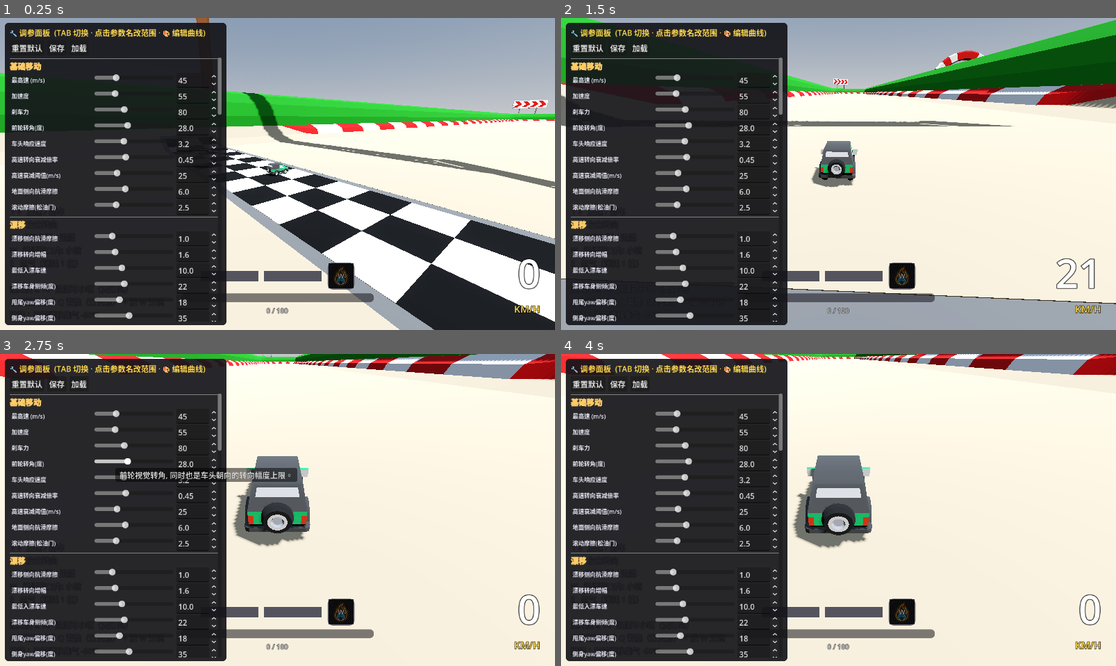
Above: before the commit, frames 1-4 (two rows, left to right).
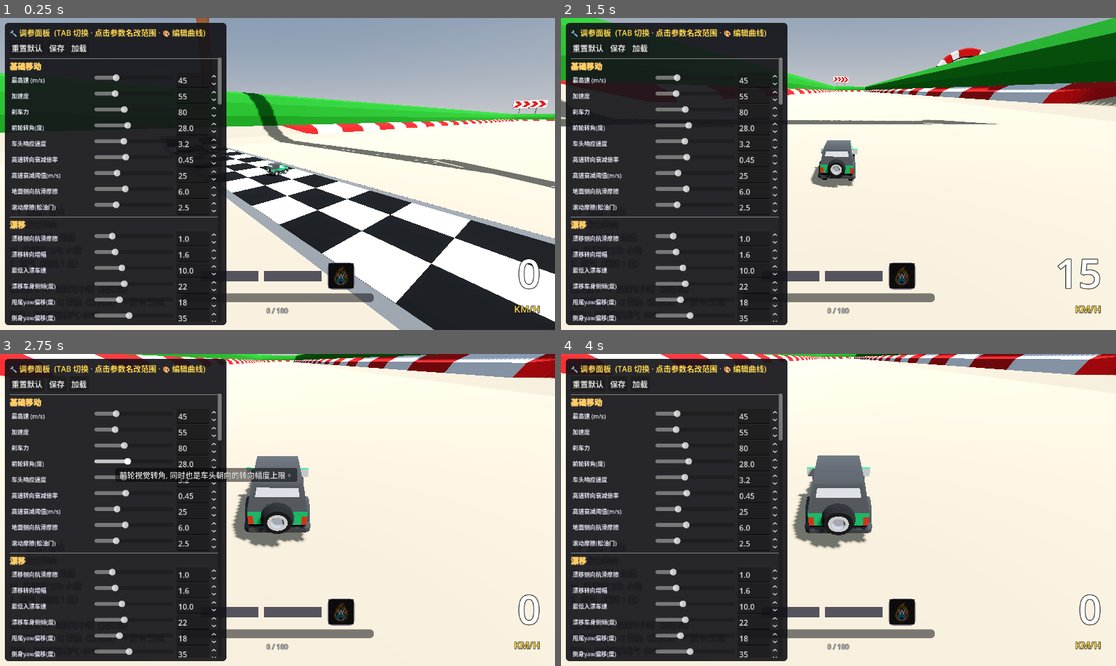
Above: after the commit, the same moments.

Repository: go1drm/speed-racer-3c
Game: Godot game, scene res://track.tscn
Two runs of this game, one before a commit and one after it. Both use one fixed random seed, a clock stepped at 60 frames per second and the inputs below.
Inputs (mouse positions are in pixels of both pictures, inside the frame that each line leads up to):
- Up to frame 1 (0.25 s): no input
- Up to frame 2 (1.5 s): tap Enter at 0.5 s; move the mouse to (810, 236) at 0.52 s; hold Up (accelerate) 0.53-1.25 s; hold Q (drift) 0.53-1.25 s; tap W (boost) at 0.6 s; click (810, 236) at 0.67 s; drag from (1005, 220) to (810, 236) at 1.27 s
- Up to frame 3 (2.75 s): move the mouse to (111, 463) at 2.02 s; hold Left (steer_left) from 2.03 s (still down); hold Q (drift) from 2.03 s (still down); tap W (boost) at 2.1 s
- Up to frame 4 (4 s): release Left (steer_left) at 2.75 s; release Q (drift) at 2.75 s; drag from (866, 510) to (672, 463) at 2.77 s; move the mouse to (755, 432) at 3.52 s; hold Down (brake) from 3.53 s (still down); hold Q (drift) from 3.53 s (still down); tap E (nitro) at 3.6 s

The runs differ from the first frame. In frame 1, less than 0.1% of the frame differs, in the area x 39-93%, y 27-100%; in frame 2, 11%, in the area x 0-100%, y 0-100%; in frame 3, 1.6%; in frame 4, 0.3%.

Commit message:
feat: latest tuning updates

Diff:
--- a/Tuner.gd
+++ b/Tuner.gd
@@ -140,6 +140,44 @@
 		"撞斜面时沿法线速度被吸收的比例, 1=完全停下。", ""],
 	["slope_wall_push_back",      "撞斜面反推速度",     0.0,  20.0,  0.5,
 		"撞墙后沿法线方向额外推开的速度, 防止卡墙。", ""],
+
+	["__group", "[b]V2·动力(曲线化)[/b]"],
+	["use_v2_physics",            "启用V2物理模型",     0,    1,     1,
+		"1=启用丝滑新模型(推荐); 0=回退到旧物理(兼容)。", ""],
+	["engine_force_max",          "引擎最大推力",       10.0, 300.0, 1.0,
+		"引擎峰值推力. 实际推力 = 此值 × 引擎曲线在当前速度比的采样 × 油门.", "engine_force_curve"],
+	["brake_force_max_v2",        "刹车最大力",         10.0, 300.0, 1.0,
+		"刹车峰值力, 配合刹车曲线实现高速刹车更强的真实感.", "brake_force_curve"],
+	["engine_idle_drag",          "松油门引擎拖曳",     0.0,  20.0,  0.1,
+		"松油门时沿前进方向反向施加的力, 模拟引擎刹车/滚阻.", ""],
+
+	["__group", "[b]V2·摩擦 正常[/b]"],
+	["friction_long_normal",      "前后向摩擦基础",     0.0,  20.0,  0.1,
+		"正常行驶时车身前后方向的摩擦系数. 作用在 v_long 反向, 让车自然减速.", "friction_long_speed_curve_normal"],
+	["friction_lat_normal",       "侧向抓地基础",       0.0,  30.0,  0.1,
+		"正常行驶侧向抓地力(抗侧滑). 作用在 v_lat 反向, 越大过弯越稳.", "friction_lat_speed_curve_normal"],
+	["friction_air_drag",         "空气阻力系数",       0.0,  0.5,   0.005,
+		"与速度平方成正比的总阻力(沿惯性反向), 决定顶速手感. 0=关闭.", ""],
+
+	["__group", "[b]V2·摩擦 漂移[/b]"],
+	["friction_long_drift",       "漂移前后摩擦基础",   0.0,  20.0,  0.1,
+		"漂移时前后向摩擦(通常比正常低, 让车滑得更远).", "friction_long_speed_curve_drift"],
+	["friction_lat_drift",        "漂移侧向抓地基础",   0.0,  15.0,  0.1,
+		"漂移时侧向抓地(需要远小于正常值, 否则甩不出去).", "friction_lat_speed_curve_drift"],
+	["drift_extra_decel",         "漂移额外能耗",       0.0,  20.0,  0.1,
+		"漂移时额外沿惯性反向施加的整体减速力(模拟轮胎打滑功耗). 随 drift_intensity 插值.", ""],
+
+	["__group", "[b]V2·漂移动态[/b]"],
+	["drift_engage_duration",     "入漂过渡时长(秒)",   0.0,  1.5,   0.01,
+		"从直行切到漂移, drift_intensity 从 0 到 1 的过渡时间. 小=灵敏, 大=柔和.", "drift_engage_curve"],
+	["drift_disengage_duration",  "退漂过渡时长(秒)",   0.0,  1.5,   0.01,
+		"退漂时 drift_intensity 从 1 回到 0 的时间.", "drift_disengage_curve"],
+	["drift_head_yaw_duration_ref","车头曲线时间基准(秒)", 0.2, 6.0,  0.1,
+		"车头 yaw/侧倾曲线的 X 轴基准秒数. 漂移持续此秒数后曲线采样点到达 1.0.", "drift_head_yaw_curve"],
+	["drift_steer_mult_v2",       "漂移转向倍率",       1.0,  4.0,   0.05,
+		"漂移时转向速度相对正常的倍率, 数值越大漂移中越容易拉角度.", ""],
+	["drift_accel_mult_v2",       "漂移油门效率",       0.0,  1.5,   0.05,
+		"漂移时油门实际有效比例. 会与 drift_intensity 插值应用.", ""],
 ]
 
 const FX_PARAMS := [
@@ -190,6 +228,17 @@
 	"mini_zoom_curve":    {"target": "cam"},
 	"double_zoom_curve":  {"target": "cam"},
 	"nitro_zoom_curve":   {"target": "cam"},
+	# V2 曲线
+	"engine_force_curve":                 {"target": "car"},
+	"brake_force_curve":                  {"target": "car"},
+	"friction_long_speed_curve_normal":   {"target": "car"},
+	"friction_lat_speed_curve_normal":    {"target": "car"},
+	"friction_long_speed_curve_drift":    {"target": "car"},
+	"friction_lat_speed_curve_drift":     {"target": "car"},
+	"drift_engage_curve":                 {"target": "car"},
+	"drift_disengage_curve":              {"target": "car"},
+	"drift_head_yaw_curve":               {"target": "car"},
+	"drift_body_tilt_curve":              {"target": "car"},
 }
 
 const SAVE_PATH := "user://tune.cfg"
@@ -256,13 +305,29 @@
 				_rows[prop].slider.set_value_no_signal(float(v))
 				_rows[prop].spin.set_value_no_signal(float(v))
 
-	# 加载所有曲线: 用预设 LINEAR_FULL 兜底
+	# 加载所有曲线: 优先复用目标对象已有曲线(如 car.gd V2 默认值), 否则用 LINEAR_FULL 兜底
 	for cprop in CURVE_PROPS.keys():
-		var c: Curve = _build_preset_curve("LINEAR_FULL")
+		var existing: Curve = _read_curve_from_target(cprop)
+		var c: Curve = existing if existing != null and existing.point_count > 1 else _build_preset_curve("LINEAR_FULL")
 		_curves[cprop] = c
 		_apply_curve_to_target(cprop, c)
 
 	_load_from_file()
+
+
+func _read_curve_from_target(curve_prop: String) -> Curve:
+	var meta = CURVE_PROPS.get(curve_prop, {})
+	var target_name: String = meta.get("target", "car")
+	var target: Object = car
+	if target_name == "cam":
+		target = _get_camera()
+	elif target_name == "fx":
+		target = _get_drift_fx()
+	if target and curve_prop in target:
+		var v = target.get(curve_prop)
+		if v is Curve:
+			return v
+	return null
 
 
 # ============================================================
--- a/car.gd
+++ b/car.gd
@@ -88,6 +88,44 @@
 @export var slope_wall_bounce_absorb: float = 0.75    ## 撞斜面墙时吸收多少速度(0=完全弹, 1=完全停)
 @export var slope_wall_push_back: float = 4.0         ## 撞斜面墙时沿法线方向推开多少(m/s)
 
+# ============================================================
+#  V2 丝滑物理模型 (炸弹猫重制版)
+# ============================================================
+# 设计哲学: 一切"突变"都用曲线插值, 一切摩擦都沿惯性反向, 漂移是 0~1 平滑状态
+# ============================================================
+@export_group("V2 - Engine Power")
+@export var use_v2_physics: bool = true                ## 总开关: 启用 V2 动力/摩擦/漂移模型
+@export var engine_force_max: float = 90.0             ## 引擎最大推力(低速时的峰值力)
+@export var engine_force_curve: Curve                   ## 速度比(0~1) → 推力倍率, 典型: 低速高, 接近顶速低
+@export var brake_force_max_v2: float = 110.0          ## 刹车最大力
+@export var brake_force_curve: Curve                    ## 速度比 → 刹车力倍率
+@export var engine_idle_drag: float = 4.0              ## 松油门时引擎拖曳力(沿前进方向反向, 模拟引擎刹车)
+
+@export_group("V2 - Friction Normal")
+@export var friction_long_normal: float = 2.5          ## 正常状态前后方向基础摩擦(滚阻)
+@export var friction_lat_normal: float = 14.0          ## 正常状态侧向基础抓地摩擦
+@export var friction_air_drag: float = 0.05            ## 空气阻力系数(与速度平方成正比, 决定顶速手感)
+@export var friction_long_speed_curve_normal: Curve    ## 速度比 → 前后摩擦倍率
+@export var friction_lat_speed_curve_normal: Curve     ## 速度比 → 侧向抓地倍率(典型: 高速抓地↓)
+
+@export_group("V2 - Friction Drift")
+@export var friction_long_drift: float = 1.2           ## 漂移时前后摩擦基础值(滑得更远)
+@export var friction_lat_drift: float = 2.5            ## 漂移时侧向抓地基础值(低→允许甩)
+@export var friction_long_speed_curve_drift: Curve
+@export var friction_lat_speed_curve_drift: Curve
+@export var drift_extra_decel: float = 6.0             ## 漂移时额外整体减速力(沿惯性反向, 让漂移有能耗感)
+
+@export_group("V2 - Drift Dynamics")
+@export var drift_engage_duration: float = 0.18        ## 入漂 drift_intensity 0→1 过渡秒数
+@export var drift_disengage_duration: float = 0.28     ## 退漂 1→0 过渡秒数
+@export var drift_engage_curve: Curve                   ## 入漂 drift_intensity 变化曲线 (0→1 输入, 0→1 输出)
+@export var drift_disengage_curve: Curve                ## 退漂 drift_intensity 变化曲线
+@export var drift_head_yaw_curve: Curve                 ## 漂移期间车头 yaw 偏移随"漂移已持续归一化时间"变化(0~1 → 强度倍率)
+@export var drift_body_tilt_curve: Curve                ## 车身侧倾随漂移时间的变化倍率
+@export var drift_head_yaw_duration_ref: float = 2.0   ## 车头曲线采样时用的时间基准(漂移 X 秒后采样点到曲线末端)
+@export var drift_steer_mult_v2: float = 1.6           ## 漂移时转向速度倍率(与 drift_intensity 插值)
+@export var drift_accel_mult_v2: float = 0.55          ## 漂移时油门有效推力倍率
+
 # ---------------- 节点 ----------------
 @onready var car_mesh: Node3D = get_node_or_null("CarMesh")
 @onready var body_mesh: Node3D = get_node_or_null("CarMesh/suv2")
@@ -148,6 +186,10 @@
 var _low_speed_grace_left: float = 0.0   # 宽限剩余秒数, >0 表示正在判断中
 var _grace_start_angle: float = 0.0       # 进入宽限期时的累计角度(用于判挽救)
 
+# V2 漂移强度(0~1 平滑过渡, 驱动摩擦/视觉所有漂移表现)
+var drift_intensity: float = 0.0        # 0=纯直线, 1=完全漂移
+var _drift_intensity_vel: float = 0.0   # 用于平滑过渡的内部速率
+
 # 退漂窗口期: 窗口内按 W 才能放出本次漂移积累的小喷/双喷
 var boost_window_left: float = 0.0                # 窗口剩余秒数, 0 表示无窗口
 var boost_window_level: String = ""               # 窗口可释放等级 "mini" / "double"
@@ -181,6 +223,8 @@
 #  Lifecycle
 # ============================================================
 func _ready() -> void:
+	# 初始化 V2 默认曲线(玩家没设时给合理值)
+	_init_default_v2_curves()
 	# 如果关键节点缺失, 至少把 Tuner 和 HUD 起来, 方便诊断/调整
 	if not car_mesh or not body_mesh:
 		push_error("[Car] 关键节点缺失! 车辆控制禁用, 但会启动 Tuner/HUD 以便诊断。")
@@ -311,12 +355,17 @@
 		return
 	_read_input()
 	_update_boost_timer(delta)
+	_update_drift_intensity(delta)    # V2: 平滑的 0~1 漂移强度
 
 	car_mesh.position = position + sphere_offset
 
 	if ground_ray and ground_ray.is_colliding():
-		_apply_drive_force(delta)
-		_apply_lateral_friction(delta)
+		if use_v2_physics:
+			_apply_v2_engine_and_brake(delta)
+			_apply_v2_friction(delta)
+		else:
+			_apply_drive_force(delta)
+			_apply_lateral_friction(delta)
 		_apply_ground_stick(delta)
 
 	_update_drift_charge(delta)
@@ -426,6 +475,211 @@
 		apply_central_force(vel_dir * boost_power * mass)
 
 
+# ============================================================
+#  V2 丝滑物理模型 —— 炸弹猫重制版
+#  三件套:
+#   1) _update_drift_intensity: 漂移强度 0~1 平滑过渡
+#   2) _apply_v2_engine_and_brake: 带曲线的引擎/刹车动力系统
+#   3) _apply_v2_friction: 速度分解 + 曲线化的 3 层摩擦
+# ============================================================
+
+func _update_drift_intensity(delta: float) -> void:
+	# 目标强度: DRIFT 状态 → 1.0; 否则 → 0.0
+	var target: float = 1.0 if state == State.DRIFT else 0.0
+	if absf(drift_intensity - target) < 0.001:
+		drift_intensity = target
+		return
+	var dur: float
+	var curve: Curve
+	if target > drift_intensity:
+		dur = maxf(drift_engage_duration, 0.001)
+		curve = drift_engage_curve
+	else:
+		dur = maxf(drift_disengage_duration, 0.001)
+		curve = drift_disengage_curve
+	# 线性推进内部时间, 用曲线把进度映射成最终 intensity
+	var step: float = delta / dur
+	if target > drift_intensity:
+		# 入漂: 进度从 drift_intensity 推到 1
+		# 用当前 intensity 作为曲线采样输入的基础, 曲线能改变响应形状
+		var t: float = drift_intensity + step
+		t = clampf(t, 0.0, 1.0)
+		drift_intensity = _sample_curve_safe(curve, t, t)
+	else:
+		# 退漂: 进度从 drift_intensity 推到 0
+		var t2: float = drift_intensity - step
+		t2 = clampf(t2, 0.0, 1.0)
+		drift_intensity = _sample_curve_safe(curve, t2, t2)
+
+
+func _sample_curve_safe(c: Curve, t: float, fallback: float) -> float:
+	if c == null or c.point_count <= 1:
+		return fallback
+	return c.sample(clampf(t, 0.0, 1.0))
+
+
+func _init_default_v2_curves() -> void:
+	# 引擎推力: 低速 1.4(起步爽) → 顶速 0.3(逼近上限乏力)
+	if engine_force_curve == null:
+		var c := Curve.new()
+		c.add_point(Vector2(0.0, 1.4))
+		c.add_point(Vector2(0.5, 1.0))
+		c.add_point(Vector2(1.0, 0.3))
+		engine_force_curve = c
+	# 刹车: 高速更强(动能大需要大刹车), 低速弱(防瞬停)
+	if brake_force_curve == null:
+		var c2 := Curve.new()
+		c2.add_point(Vector2(0.0, 0.6))
+		c2.add_point(Vector2(0.4, 1.0))
+		c2.add_point(Vector2(1.0, 1.2))
+		brake_force_curve = c2
+	# 正常前后摩擦: 恒定 1.0
+	if friction_long_speed_curve_normal == null:
+		var c3 := Curve.new()
+		c3.add_point(Vector2(0.0, 1.0)); c3.add_point(Vector2(1.0, 1.0))
+		friction_long_speed_curve_normal = c3
+	# 正常侧向抓地: 低速满格, 高速轻微衰减(让高速转向自然难一点)
+	if friction_lat_speed_curve_normal == null:
+		var c4 := Curve.new()
+		c4.add_point(Vector2(0.0, 1.1))
+		c4.add_point(Vector2(0.6, 1.0))
+		c4.add_point(Vector2(1.0, 0.75))
+		friction_lat_speed_curve_normal = c4
+	# 漂移前后摩擦: 恒定 1.0
+	if friction_long_speed_curve_drift == null:
+		var c5 := Curve.new()
+		c5.add_point(Vector2(0.0, 1.0)); c5.add_point(Vector2(1.0, 1.0))
+		friction_long_speed_curve_drift = c5
+	# 漂移侧向抓地: 低速很低(甩得开), 中速稍涨(可控), 高速微弱(长甩)
+	if friction_lat_speed_curve_drift == null:
+		var c6 := Curve.new()
+		c6.add_point(Vector2(0.0, 0.8))
+		c6.add_point(Vector2(0.5, 1.2))
+		c6.add_point(Vector2(1.0, 1.0))
+		friction_lat_speed_curve_drift = c6
+	# 入漂: ease-out(起始快, 末端缓)
+	if drift_engage_curve == null:
+		var c7 := Curve.new()
+		c7.add_point(Vector2(0.0, 0.0))
+		c7.add_point(Vector2(0.3, 0.7))
+		c7.add_point(Vector2(1.0, 1.0))
+		drift_engage_curve = c7
+	# 退漂: ease-in(开始稳, 末端快)
+	if drift_disengage_curve == null:
+		var c8 := Curve.new()
+		c8.add_point(Vector2(0.0, 0.0))
+		c8.add_point(Vector2(0.7, 0.3))
+		c8.add_point(Vector2(1.0, 1.0))
+		drift_disengage_curve = c8
+	# 车头 yaw 时间曲线: 入漂车头快速偏到位, 中段微幅晃动, 末段稳住
+	if drift_head_yaw_curve == null:
+		var c9 := Curve.new()
+		c9.add_point(Vector2(0.0, 0.9))
+		c9.add_point(Vector2(0.3, 1.1))
+		c9.add_point(Vector2(0.6, 0.95))
+		c9.add_point(Vector2(1.0, 1.0))
+		drift_head_yaw_curve = c9
+	# 车身侧倾时间曲线: 入漂略微过冲, 后稳定
+	if drift_body_tilt_curve == null:
+		var c10 := Curve.new()
+		c10.add_point(Vector2(0.0, 0.7))
+		c10.add_point(Vector2(0.25, 1.15))
+		c10.add_point(Vector2(1.0, 1.0))
+		drift_body_tilt_curve = c10
+
+
+# ============================================================
+#  V2 - 引擎动力 + 刹车(带曲线)
+# ============================================================
+func _apply_v2_engine_and_brake(_delta: float) -> void:
+	var forward: Vector3 = -car_mesh.global_transform.basis.z
+	var v_horiz: Vector3 = linear_velocity
+	v_horiz.y = 0.0
+	var current_speed: float = v_horiz.length()
+	var long_speed: float = v_horiz.dot(forward)
+
+	# 速度归一化 (用 max_speed 做基准, 即便喷射时超速也只是 > 1)
+	var ref_speed: float = maxf(max_speed, 1.0)
+	var speed_ratio: float = clampf(current_speed / ref_speed, 0.0, 1.2)
+
+	# 油门
+	if throttle_input > 0.01:
+		var engine_k: float = _sample_curve_safe(engine_force_curve, speed_ratio, 1.0)
+		# 漂移强度越大, 油门效率越低(插值)
+		var eff_mult: float = lerpf(1.0, drift_accel_mult_v2, drift_intensity)
+		# 考虑顶速软封顶: 接近顶速时自然不再加速
+		var speed_cap: float = max_speed * (boost_speed_multiplier if is_boosting else 1.0)
+		if state == State.DRIFT and drift_max_speed > 0.0:
+			speed_cap = minf(speed_cap, drift_max_speed)
+		if long_speed < speed_cap:
+			apply_central_force(forward * engine_force_max * engine_k * throttle_input * eff_mult * mass)
+	elif throttle_input < -0.01:
+		# 刹车: 沿惯性反向, 力度按当前速度比用曲线
+		var brake_k: float = _sample_curve_safe(brake_force_curve, speed_ratio, 1.0)
+		if current_speed > 0.3:
+			var brake_dir: Vector3 = -v_horiz.normalized()
+			apply_central_force(brake_dir * brake_force_max_v2 * brake_k * absf(throttle_input) * mass)
+	else:
+		# 松油门: 引擎拖曳(沿前进方向反向)
+		if absf(long_speed) > 0.1:
+			apply_central_force(-forward * signf(long_speed) * engine_idle_drag * mass)
+
+	# 漂移超速软封顶(保留旧机制)
+	if state == State.DRIFT and drift_max_speed > 0.0 and current_speed > drift_max_speed:
+		var over_ratio: float = (current_speed - drift_max_speed) / drift_max_speed
+		over_ratio = minf(over_ratio, 1.5)
+		apply_central_force(-v_horiz.normalized() * drift_speed_brake_strength * over_ratio * mass)
+
+	# 喷射推力沿惯性方向
+	if is_boosting:
+		var vel_dir: Vector3 = v_horiz
+		if vel_dir.length() > 1.0:
+			vel_dir = vel_dir.normalized()
+		else:
+			vel_dir = forward
+		apply_central_force(vel_dir * boost_power * mass)
+
+
+# ============================================================
+#  V2 - 摩擦: 速度分解 + 曲线调制
+#  所有摩擦沿"该速度分量反方向"施加, 即惯性反向 ✓
+# ============================================================
+func _apply_v2_friction(delta: float) -> void:
+	var forward: Vector3 = -car_mesh.global_transform.basis.z
+	var right: Vector3 = car_mesh.global_transform.basis.x
+	var v: Vector3 = linear_velocity
+	v.y = 0.0
+	var total_speed: float = v.length()
+	var ref_speed: float = maxf(max_speed, 1.0)
+	var speed_ratio: float = clampf(total_speed / ref_speed, 0.0, 1.2)
+
+	var v_long: float = v.dot(forward)
+	var v_lat: float = v.dot(right)
+
+	# NORMAL 与 DRIFT 两套参数按 drift_intensity 插值
+	var long_k_normal: float = friction_long_normal * _sample_curve_safe(friction_long_speed_curve_normal, speed_ratio, 1.0)
+	var long_k_drift: float  = friction_long_drift  * _sample_curve_safe(friction_long_speed_curve_drift,  speed_ratio, 1.0)
+	var lat_k_normal: float  = friction_lat_normal  * _sample_curve_safe(friction_lat_speed_curve_normal,  speed_ratio, 1.0)
+	var lat_k_drift: float   = friction_lat_drift   * _sample_curve_safe(friction_lat_speed_curve_drift,   speed_ratio, 1.0)
+
+	var long_k: float = lerpf(long_k_normal, long_k_drift, drift_intensity)
+	var lat_k: float  = lerpf(lat_k_normal,  lat_k_drift,  drift_intensity)
+
+	# 沿各自速度分量反方向施加冲量
+	var long_impulse: Vector3 = -forward * v_long * long_k * delta
+	var lat_impulse: Vector3  = -right   * v_lat  * lat_k  * delta
+	apply_central_impulse((long_impulse + lat_impulse) * mass)
+
+	# 空气阻力(与速度平方成正比, 沿惯性反向)
+	if total_speed > 0.5 and friction_air_drag > 0.0:
+		var air_force: Vector3 = -v.normalized() * friction_air_drag * total_speed * total_speed * mass
+		apply_central_force(air_force)
+
+	# 漂移额外能耗(整体沿惯性反向, 强度与 drift_intensity 成正比)
+	if drift_intensity > 0.01 and total_speed > 0.5:
+		apply_central_force(-v.normalized() * drift_extra_decel * drift_intensity * mass)
+
+
 func _apply_lateral_friction(delta: float) -> void:
 	# ============================================================
 	# 正确的摩擦力模型: 把速度分解到车头 long(前后) / lat(侧向) 两轴
@@ -502,7 +756,12 @@
 		over = clampf(over, 0.0, 1.0)
 		speed_factor = lerpf(1.0, turn_speed_high_speed_mult, over)
 
-	var turn_mult: float = drift_steer_mult if state == State.DRIFT else speed_factor
+	# 转向倍率: V2 用 drift_intensity 插值, 旧路径保持 state 判断
+	var turn_mult: float
+	if use_v2_physics:
+		turn_mult = lerpf(speed_factor, drift_steer_mult_v2, drift_intensity)
+	else:
+		turn_mult = drift_steer_mult if state == State.DRIFT else speed_factor
 	var turn_rad: float = deg_to_rad(steering_deg) * steer_input * turn_mult
 
 	var new_basis: Basis = car_mesh.global_transform.basis.rotated(
@@ -513,22 +772,26 @@
 	)
 	car_mesh.global_transform = car_mesh.global_transform.orthonormalized()
 
-	# 车身侧倾（钳制在最大角度内，防止高速侧翻）
+	# ============ V2 车身侧倾(带 drift_intensity 插值 + 时间曲线) ============
 	var max_lean_rad: float = deg_to_rad(body_tilt_max_deg)
 	var lean_base: float = clampf(-steer_input * linear_velocity.length() / body_tilt, -max_lean_rad, max_lean_rad)
 	var lean_drift: float = 0.0
-	if state == State.DRIFT:
-		lean_drift = deg_to_rad(drift_body_tilt) * drift_dir
+	# 漂移时间归一化(用 drift_head_yaw_duration_ref 作为曲线完成点)
+	var drift_t_norm: float = clampf(drift_elapsed / maxf(drift_head_yaw_duration_ref, 0.1), 0.0, 1.0)
+	var tilt_time_k: float = _sample_curve_safe(drift_body_tilt_curve, drift_t_norm, 1.0)
+	# 平滑过渡: drift_intensity(0~1) × 时间曲线 × 配置角度 × 漂移方向
+	lean_drift = deg_to_rad(drift_body_tilt) * drift_dir * drift_intensity * tilt_time_k
 	body_mesh.rotation.z = lerp(body_mesh.rotation.z, lean_base + lean_drift, 6.0 * delta)
 
-	# 车头 yaw 偏移
-	if state == State.DRIFT:
-		var target_yaw: float = deg_to_rad(drift_yaw_offset) * drift_dir
-		body_mesh.rotation.y = lerp(body_mesh.rotation.y, target_yaw, 4.5 * delta)
-	else:
-		# 正常行驶：按方向键时车头做轻微左右"拧头"摆动（QQ飞车风格）
-		var target_head_yaw: float = deg_to_rad(head_yaw_deg) * steer_input
-		body_mesh.rotation.y = lerp(body_mesh.rotation.y, target_head_yaw, 6.0 * delta)
+	# ============ V2 车头 yaw (漂移时偏转 + 时间曲线动态晃动) ============
+	# 非漂移的"拧头"基础量
+	var base_head_yaw: float = deg_to_rad(head_yaw_deg) * steer_input
+	# 漂移偏转量: 基础 × drift_intensity × 时间曲线(可以让车头在漂移中段更甩)
+	var yaw_time_k: float = _sample_curve_safe(drift_head_yaw_curve, drift_t_norm, 1.0)
+	var drift_yaw_rad: float = deg_to_rad(drift_yaw_offset) * drift_dir * drift_intensity * yaw_time_k
+	# 两者插值合并(drift_intensity=0 时全用 base, =1 时全用 drift)
+	var target_head_yaw: float = lerpf(base_head_yaw, drift_yaw_rad, drift_intensity)
+	body_mesh.rotation.y = lerp(body_mesh.rotation.y, target_head_yaw, 6.0 * delta)
 
 	# 沿地面法线对齐
 	if ground_ray.is_colliding():
